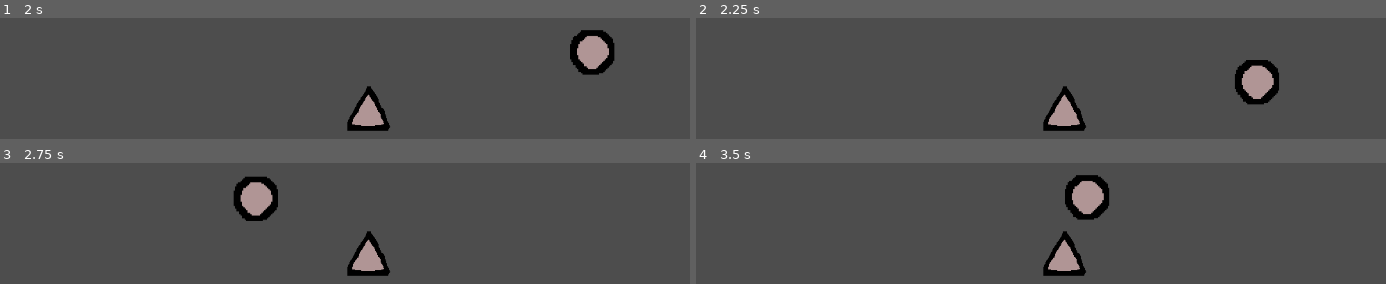
Above: before the commit, frames 1-4 (two rows, left to right).
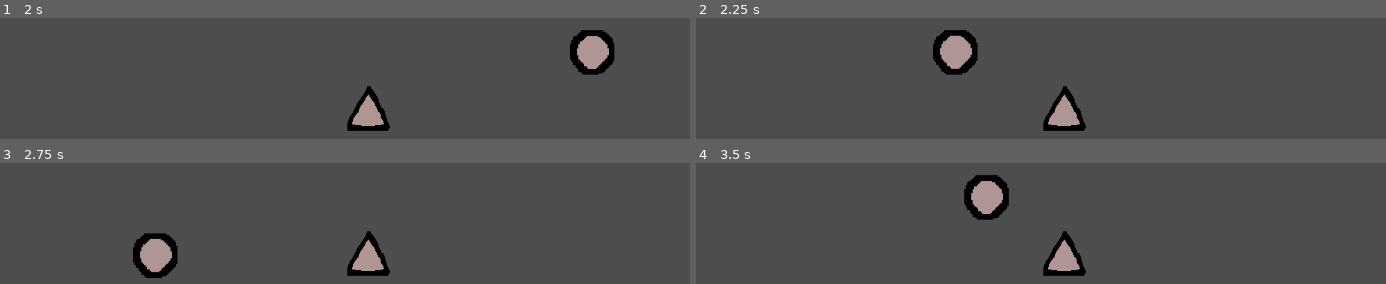
Above: after the commit, the same moments.

Repository: valegui/collapse
Game: Godot game, scene res://scenes/game.tscn
Two runs of this game, one before a commit and one after it. Both use one fixed random seed, a clock stepped at 60 frames per second and the inputs below.
Inputs:
- Up to frame 1 (2 s): tap Enter (ui_accept) at 0.5, 0.77, 1.52 s; hold Right (ui_right) from 0.53 s (still down)
- Up to frame 2 (2.25 s): release Right (ui_right) at 2.03 s; hold Left (ui_left) from 2.03 s (still down)
- Up to frame 3 (2.75 s): keep holding Left (ui_left)
- Up to frame 4 (3.5 s): release Left (ui_left) at 2.78 s; hold Right (ui_right) from 2.78 s (still down); tap Enter (ui_accept) at 3.02 s

Frame 1 is identical in both runs. In frame 2, 4.0% of the frame differs, in the area x 34-85%, y 9-72%; in frame 3, 4.0%; in frame 4, 4.0%, in the area x 38-60%, y 9-48%.

Commit message:
change spike to area 2d

Diff:
--- a/project.godot
+++ b/project.godot
@@ -14,3 +14,11 @@
 run/main_scene="uid://bycepsqmptkvg"
 config/features=PackedStringArray("4.4", "Forward Plus")
 config/icon="res://icon.svg"
+
+[layer_names]
+
+2d_physics/layer_1="player"
+2d_physics/layer_2="world"
+2d_physics/layer_3="hazards"
+2d_physics/layer_4="enemies"
+2d_physics/layer_5="props"
--- /dev/null
+++ b/scenes/box.tscn
@@ -0,0 +1,15 @@
+[gd_scene load_steps=3 format=3 uid="uid://d0bny5xly81u7"]
+
+[ext_resource type="Texture2D" uid="uid://bqg2tbbo42ci2" path="res://assets/square.png" id="1_3inec"]
+
+[sub_resource type="RectangleShape2D" id="RectangleShape2D_ks2v0"]
+size = Vector2(64, 63)
+
+[node name="Box" type="StaticBody2D"]
+
+[node name="Sprite2D" type="Sprite2D" parent="."]
+texture = ExtResource("1_3inec")
+
+[node name="CollisionShape2D" type="CollisionShape2D" parent="."]
+position = Vector2(0, -0.5)
+shape = SubResource("RectangleShape2D_ks2v0")
--- a/scenes/game.tscn
+++ b/scenes/game.tscn
@@ -18,6 +18,8 @@
 
 [node name="Floor" type="StaticBody2D" parent="."]
 position = Vector2(102, 230)
+collision_layer = 2
+collision_mask = 9
 
 [node name="CollisionShape2D" type="CollisionShape2D" parent="Floor"]
 shape = SubResource("WorldBoundaryShape2D_uwrxv")
--- a/scenes/killzone.tscn
+++ b/scenes/killzone.tscn
@@ -3,10 +3,11 @@
 [ext_resource type="Script" uid="uid://cyyqwtocspjpc" path="res://scripts/killzone.gd" id="1_xlapc"]
 
 [node name="Killzone" type="Area2D"]
+collision_layer = 2
 script = ExtResource("1_xlapc")
 
 [node name="Timer" type="Timer" parent="."]
-wait_time = 0.6
+wait_time = 0.1
 one_shot = true
 
 [connection signal="body_entered" from="." to="." method="_on_body_entered"]
--- a/scenes/player.tscn
+++ b/scenes/player.tscn
@@ -43,6 +43,7 @@
 radius = 33.0606
 
 [node name="Player" type="CharacterBody2D"]
+collision_mask = 30
 script = ExtResource("1_g2els")
 
 [node name="AnimatedSprite2D" type="AnimatedSprite2D" parent="."]
--- a/scenes/spike.tscn
+++ b/scenes/spike.tscn
@@ -1,15 +1,28 @@
-[gd_scene load_steps=3 format=3 uid="uid://bu2sp7hercpyx"]
+[gd_scene load_steps=4 format=3 uid="uid://bu2sp7hercpyx"]
 
+[ext_resource type="Script" uid="uid://e7ikq3eu3klf" path="res://scripts/spike.gd" id="1_7a7y0"]
 [ext_resource type="Texture2D" uid="uid://co7d4j7hmmj8k" path="res://assets/triangle.png" id="1_ljd5v"]
-[ext_resource type="PackedScene" uid="uid://cptm1ko3mmwkd" path="res://scenes/killzone.tscn" id="2_7a7y0"]
 
-[node name="Spike" type="Node2D"]
+[sub_resource type="RectangleShape2D" id="RectangleShape2D_ljd5v"]
+size = Vector2(60, 61)
+
+[node name="Spike" type="StaticBody2D"]
+collision_layer = 4
+collision_mask = 9
+script = ExtResource("1_7a7y0")
 
 [node name="Sprite2D" type="Sprite2D" parent="."]
 texture = ExtResource("1_ljd5v")
 
-[node name="Killzone" parent="." instance=ExtResource("2_7a7y0")]
-collision_mask = 2
+[node name="CollisionPolygon2D" type="CollisionPolygon2D" parent="."]
+polygon = PackedVector2Array(29, 30, -1, -32, -35, 30)
 
-[node name="CollisionPolygon2D" type="CollisionPolygon2D" parent="Killzone"]
-polygon = PackedVector2Array(0, -30, 32, 30, -38, 29)
+[node name="PlayerDetected" type="Area2D" parent="."]
+collision_layer = 4
+
+[node name="CollisionShape2D" type="CollisionShape2D" parent="PlayerDetected"]
+position = Vector2(-2, -0.5)
+shape = SubResource("RectangleShape2D_ljd5v")
+
+[connection signal="body_entered" from="PlayerDetected" to="." method="_on_player_detected_body_entered"]
+[connection signal="body_exited" from="PlayerDetected" to="." method="_on_player_detected_body_exited"]
--- a/scripts/player.gd
+++ b/scripts/player.gd
@@ -4,11 +4,16 @@
 const SPEED = 300.0
 const JUMP_VELOCITY = -400.0
 
+@onready var box = $Box
+
+var alive = true
+var box_visible = false
 
 func _physics_process(delta: float) -> void:
 	# Add the gravity.
 	if not is_on_floor():
 		velocity += get_gravity() * delta
+
 
 	# Handle jump.
 	if Input.is_action_just_pressed("ui_accept") and is_on_floor():
--- /dev/null
+++ b/scripts/spike.gd
@@ -0,0 +1,16 @@
+extends StaticBody2D
+
+
+
+# Called every frame. 'delta' is the elapsed time since the previous frame.
+func _process(delta: float) -> void:
+	pass
+
+
+func _on_player_detected_body_entered(body: Node2D) -> void:
+	print("damaging player")
+
+
+
+func _on_player_detected_body_exited(body: Node2D) -> void:
+	print("no longer damaging player")
Not shown, added: scripts/spike.gd.uid
